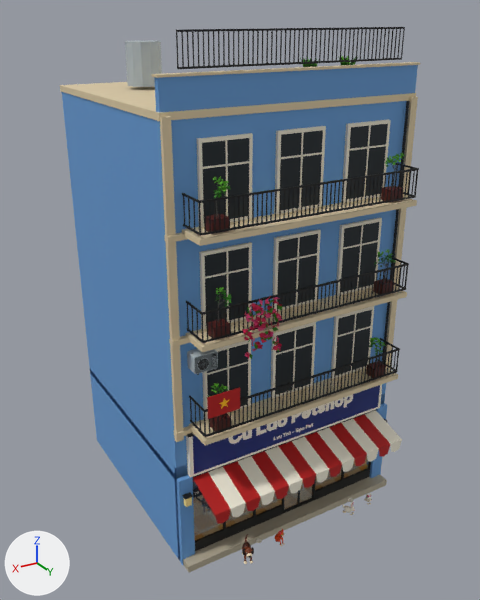
A saved change to the FBX model Assets/PhoViet/Art/Streets/PV_StreetShop03_Petshop.fbx.
Camera for both pictures: a 50 mm camera at (11.0, 19.02, 16.27) aimed at (0.2, 1.02, 7.27). The lights are fixed; the arrows at lower left show +X, +Y and +Z. The first picture is the older version. Objects named as collision shapes, trigger or cutter boxes, shadow casters or lower levels of detail are left out. Where no turn or scale is listed for an object, it has been applied to the vertices. Vertices at exactly the same position are counted once.

Names of what the first picture shows: 'PV_StreetShop03_Petshop_LOD0'.
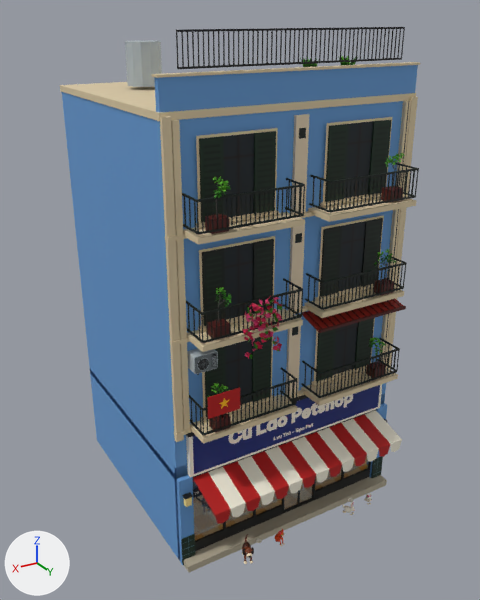
Scene script edits in JSON lines:
```json
{"block": "me_pv_streetshop03_petshop_lod0", "where": "# used by ob_pv_streetshop03_petshop_lod0; location = (0.0, 0.0, 0.0)"}
{"op": "remove", "block": "me_pv_streetshop03_petshop_lod0", "code": "me_pv_streetshop03_petshop_lod0.from_pydata(...)  # 16226 vertices, 14329 faces; spans x -4.2..4.2, y -3.9..5.5, z 0.0..15.9"}
{"op": "add", "block": "me_pv_streetshop03_petshop_lod0", "code": "me_pv_streetshop03_petshop_lod0.from_pydata(...)  # 17114 vertices, 14677 faces; spans x -4.2..4.2, y -3.9..5.5, z 0.0..15.9"}
{"block": "me_pv_streetshop03_petshop_lod0", "change": "me_pv_streetshop03_petshop_lod0 part 1: a new loose piece, a box spanning x 3.72..4.18, y 4.058..4.102, z 0.04..1.08, in mat_pv_streetatlas (picture img_pv_streetpalette_png)"}
{"block": "me_pv_streetshop03_petshop_lod0", "change": "me_pv_streetshop03_petshop_lod0 part 2: a new loose piece, a box spanning x -4.18..-3.72, y 4.058..4.102, z 0.04..1.08, in mat_pv_streetatlas (picture img_pv_streetpalette_png)"}
{"block": "me_pv_streetshop03_petshop_lod0", "change": "me_pv_streetshop03_petshop_lod0 part 3: a new loose piece, a box spanning x 2.519..3.18, y 3.998..4.058, z 5.25..7.41, in mat_pv_streetatlas (picture img_pv_streetpalette_png)"}
{"block": "me_pv_streetshop03_petshop_lod0", "change": "me_pv_streetshop03_petshop_lod0 part 4: the loose piece of 8 vertices spanning x 0.3, y 4.8..4.9, z 5.2..6.0 is moved by (0.1, -0.2, 0.0)"}
{"block": "me_pv_streetshop03_petshop_lod0", "change": "me_pv_streetshop03_petshop_lod0 part 5: the loose piece of 8 vertices spanning x 0.0, y 4.8..4.9, z 5.2..6.0 is moved by (0.4, -0.8, 0.0)"}
{"block": "me_pv_streetshop03_petshop_lod0", "change": "me_pv_streetshop03_petshop_lod0 part 6: 49 loose pieces with 356 vertices, spanning x -3.7..3.7, y 3.9..4.9, z 5.0..13.3, are deleted"}
{"block": "me_pv_streetshop03_petshop_lod0", "change": "me_pv_streetshop03_petshop_lod0 part 7: 656 vertices moved from x -3.7..3.7, y 4.0..4.9, z 5.2..12.0 to x -3.7..3.7, y 4.1..4.9, z 5.2..12.0; 176 vertices removed from x -3.7..3.7, y 3.9..4.9, z 4.9..13.4; 1340 vertices added at x -3.9..3.9, y 3.8..4.9, z 4.9..13.9"}
{"block": "me_pv_streetshop03_petshop_lod0", "change": "me_pv_streetshop03_petshop_lod0 part 8: 947 kept faces spanning x -3.7..3.7, y 3.9..4.9, z 5.2..12.1 get new texture (UV) coordinates"}
{"block": "me_pv_streetshop03_petshop_lod0", "change": "other edits to the shape of me_pv_streetshop03_petshop_lod0 do not show in these pictures"}
```

What differs and where, as boxes (x1, y1, x2, y2) in the pictures (480 x 600 px; the box of a moved part takes in the faces that stretch with it):
```json
{"part": 1, "of": "me_pv_streetshop03_petshop_lod0", "change": "added", "after": [181, 534, 196, 565]}
{"part": 2, "of": "me_pv_streetshop03_petshop_lod0", "change": "added", "after": [371, 456, 383, 478]}
{"part": 3, "of": "me_pv_streetshop03_petshop_lod0", "change": "added", "after": [205, 347, 226, 417]}
{"part": 4, "of": "me_pv_streetshop03_petshop_lod0", "change": "moved or reshaped", "before": [301, 381, 303, 403], "after": [293, 382, 295, 401]}
{"part": 5, "of": "me_pv_streetshop03_petshop_lod0", "change": "moved or reshaped", "before": [308, 379, 310, 400], "after": [282, 371, 284, 392]}
{"part": 6, "of": "me_pv_streetshop03_petshop_lod0", "change": "deleted", "before": [191, 124, 417, 423]}
{"part": 7, "of": "me_pv_streetshop03_petshop_lod0", "change": "built on", "before": [182, 119, 419, 445], "after": [171, 101, 419, 444]}
{"part": 8, "of": "me_pv_streetshop03_petshop_lod0", "change": "surface changed", "before": [184, 163, 418, 430], "after": [184, 163, 418, 430]}
```
